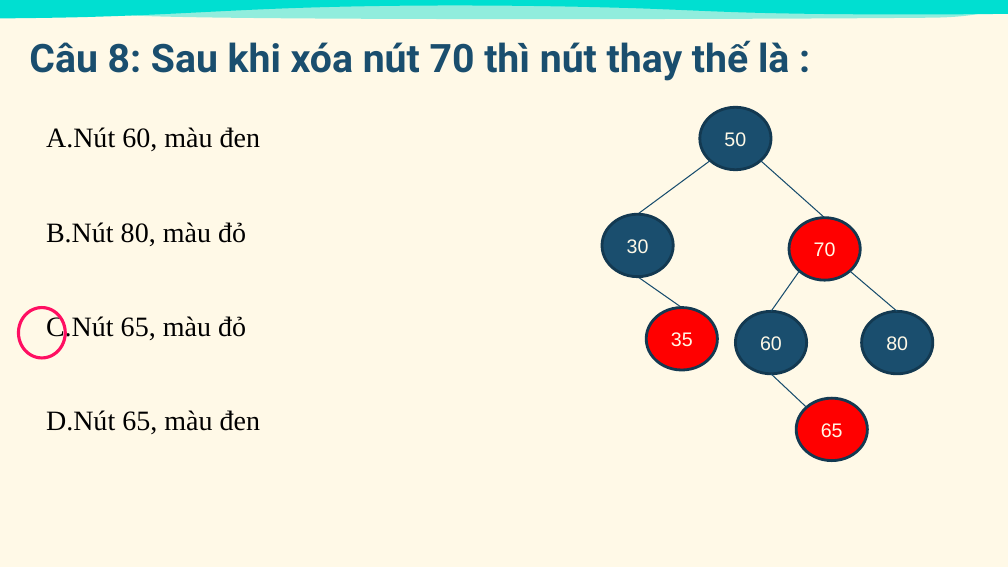
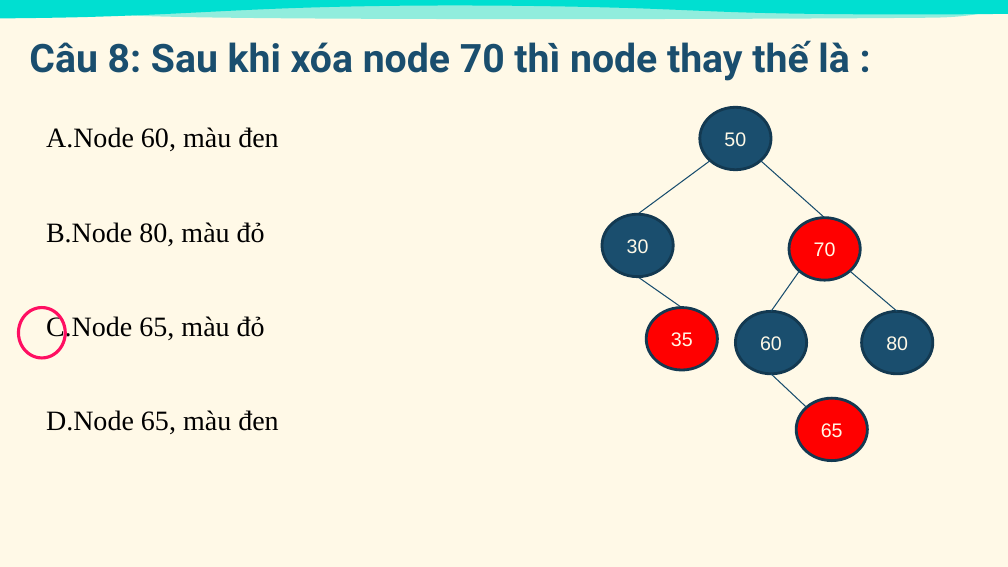
Before and after one commit to thinh-shito/Red-Black-Tree-Visualiztion, a slide deck: slide 12 of RBT_Quiz.pptx. Drawn at 1008x567 pixels with LibreOffice and Linux fonts; fonts in the diff are those of the drawing. Boxes give left, top, right and bottom in pixels: in the first picture for what was removed or moved away, otherwise in the second. Text is boxed around its words. In the diff, an @@ line names an element or a change of style, - is before the commit and + after.

```diff
--- a/RBT_Quiz.pptx
+++ b/RBT_Quiz.pptx
@@ text at box(29, 40, 849, 81): text changed @@
-Câu 8: Sau khi xóa nút 70 thì nút thay thế là :
+Câu 8: Sau khi xóa node 70 thì node thay thế là :
@@ text at box(46, 127, 278, 434): text changed @@
-A. Nút 60, màu đen
-B. Nút 80, màu đỏ
-C. Nút 65, màu đỏ
-D. Nút 65, màu đen
+A. Node 60, màu đen
+B. Node 80, màu đỏ
+C. Node 65, màu đỏ
+D. Node 65, màu đen
```
Also in this commit, not shown: 14 other slides changed.
